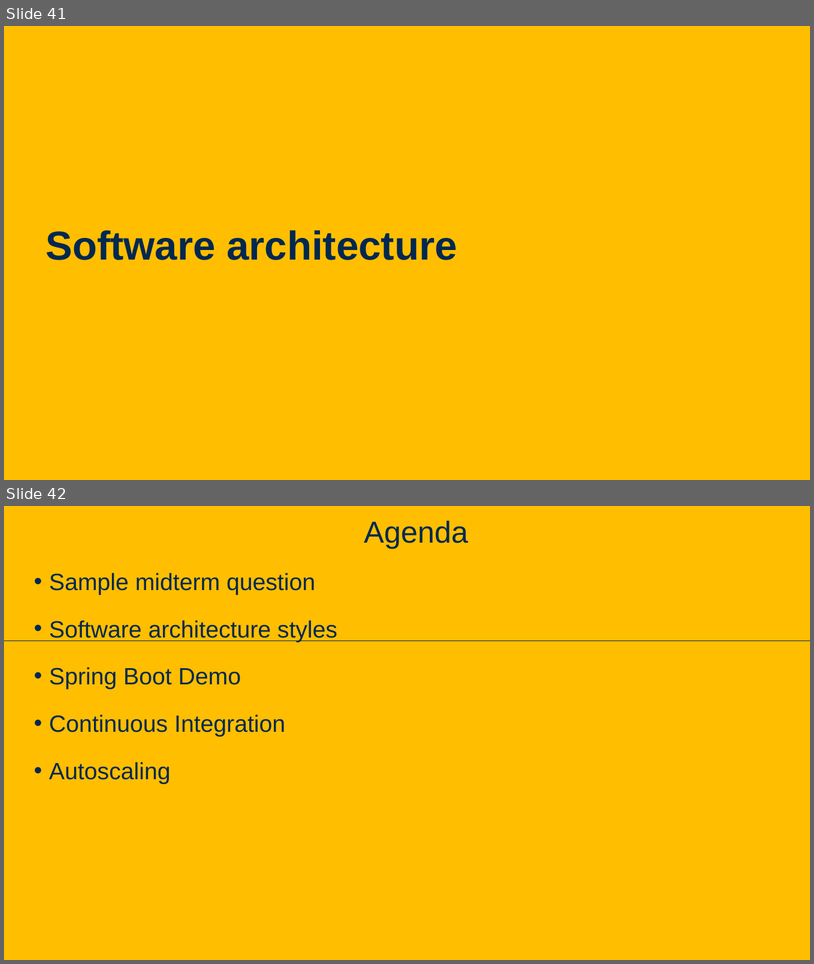
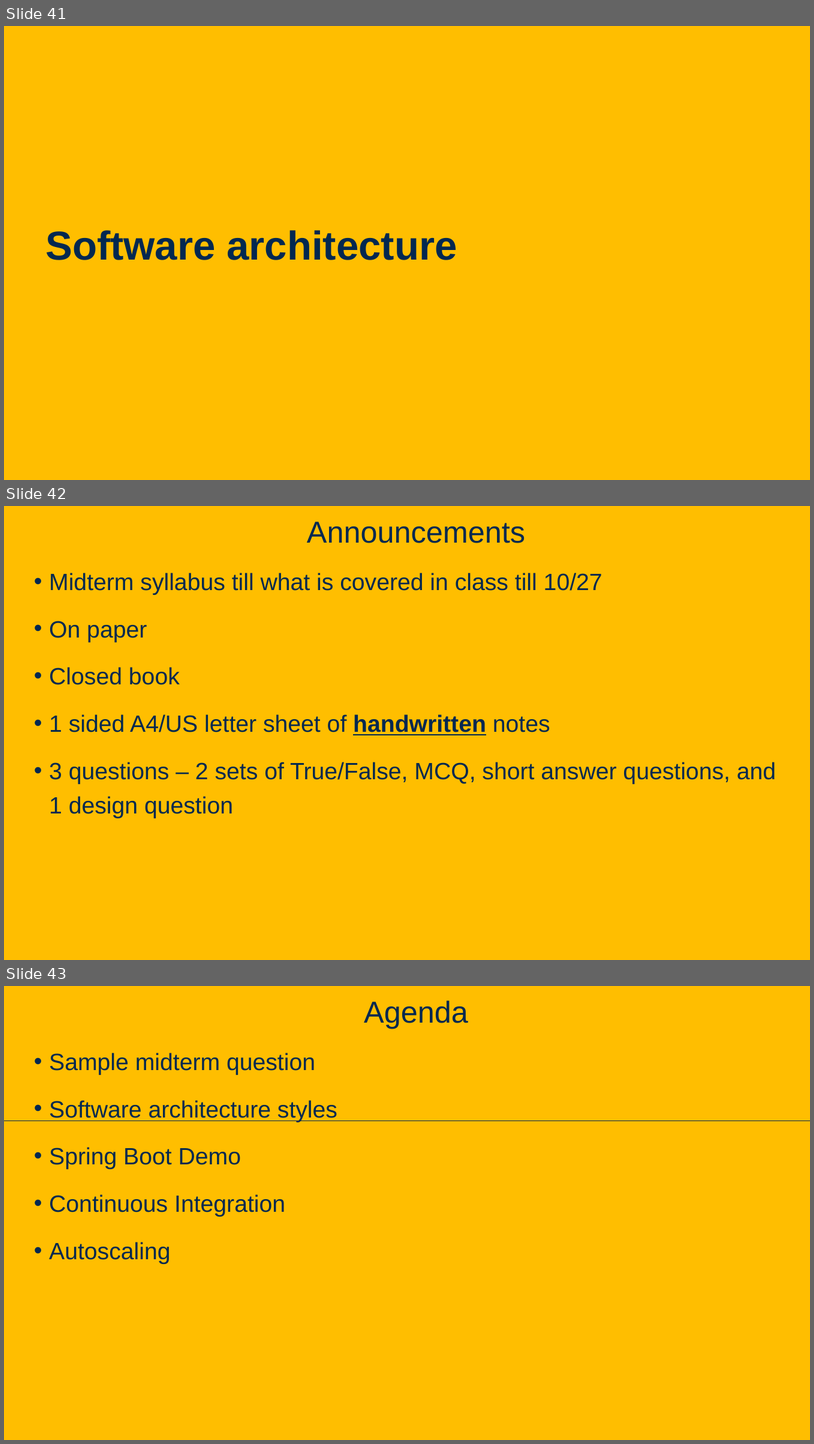
Before and after one commit to davsec-teaching/ecs160-f25, a slide deck: slides/6_software_architecture.pptx. Shown one above the other, each under a label of ours: slides 41 and 42 before the commit, slides 41, 42 and 43 after it. The pictures are 814x964 and 814x1444 pixels, drawn with LibreOffice and Linux fonts; fonts in the diff are those of the drawing; background and template pictures are left out. Boxes give left, top, right and bottom in pixels: in the first picture for what was removed or moved away, otherwise in the second. Text is boxed around its words. In the diff, an @@ line names an element or a change of style, - is before the commit and + after.

Commit message:
updates

```diff
--- a/slides/6_software_architecture.pptx
+++ b/slides/6_software_architecture.pptx
@@ slide 42 added at (4, 506, 810, 960), background picture (left out) @@
@@ title added at (307, 522, 525, 543), 36 pt, text #022850 @@
+Announcements
@@ text added at (49, 573, 776, 818), 28 pt, text #022850 @@
+• Midterm syllabus till what is covered in class till 10/27
+• On paper
+• Closed book
+• 1 sided A4/US letter sheet of handwritten notes
+• 3 questions – 2 sets of True/False, MCQ, short answer questions, and 1 design question
@@ what was slide 42 is now slide 43 @@
```
